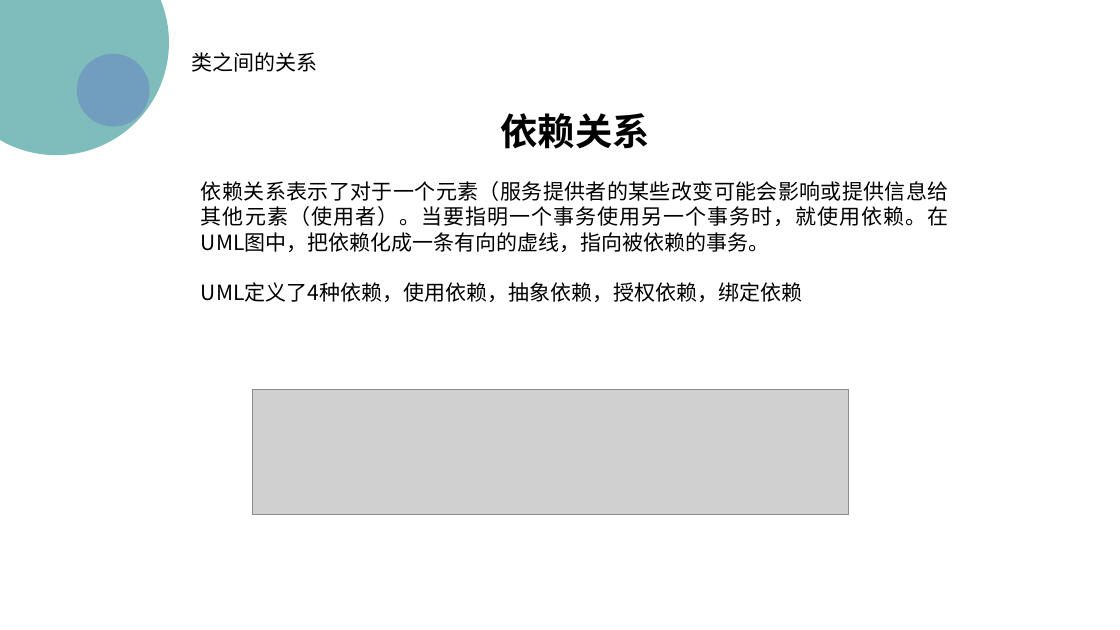
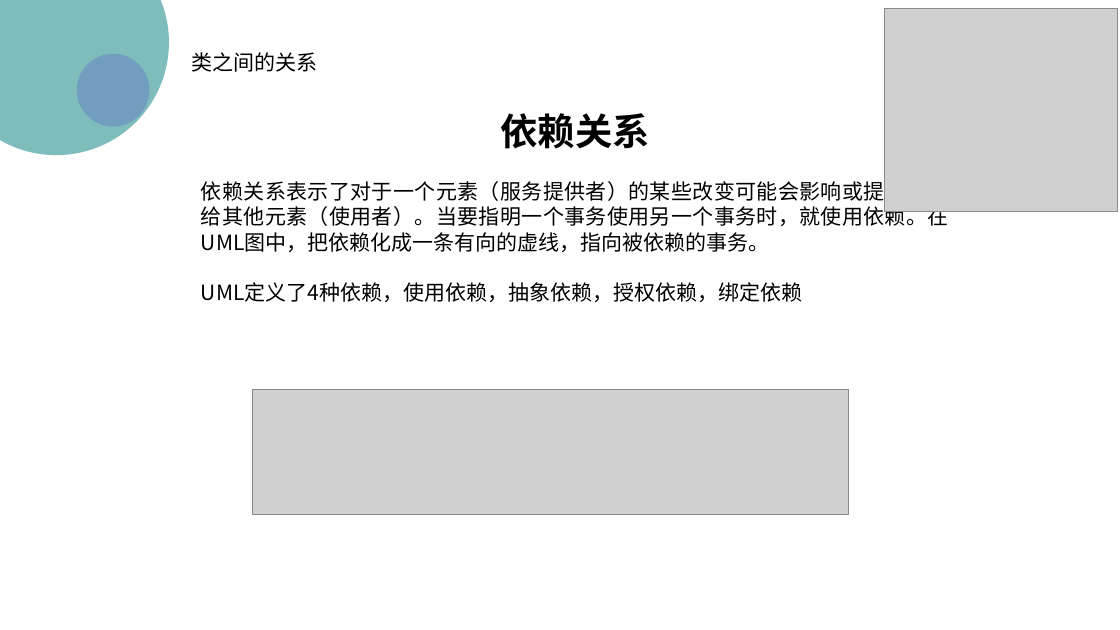
Before and after one commit to wyrda6/PRD2018-G17, a slide deck: slide 9 of 非受控文档/翻转课堂/UML基础1.pptx. Drawn at 1120x630 pixels with LibreOffice and Linux fonts; fonts in the diff are those of the drawing; grey boxes stand for pictures; background and template pictures are left out. Boxes give left, top, right and bottom in pixels: in the first picture for what was removed or moved away, otherwise in the second. Text is boxed around its words. In the diff, an @@ line names an element or a change of style, - is before the commit and + after.

```diff
--- a/非受控文档/翻转课堂/UML基础1.pptx
+++ b/非受控文档/翻转课堂/UML基础1.pptx
@@ picture added at box(885, 8, 1118, 212) @@
@@ text at box(201, 178, 949, 252): text changed @@
-依赖关系表示了对于一个元素（服务提供者的某些改变可能会影响或提供信息给其他元素（使用者）。当要指明一个事务使用另一个事务时，就使用依赖。在UML图中，把依赖化成一条有向的虚线，指向被依赖的事务。
+依赖关系表示了对于一个元素（服务提供者）的某些改变可能会影响或提供信息给其他元素（使用者）。当要指明一个事务使用另一个事务时，就使用依赖。在UML图中，把依赖化成一条有向的虚线，指向被依赖的事务。
```
Also in this commit, not shown: 53 other slides changed.
